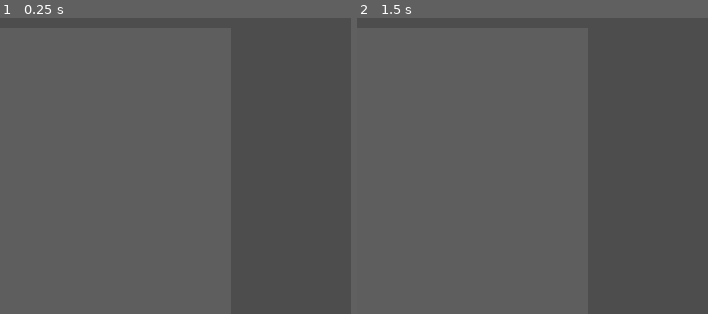
Above: before the commit, frames 1-2 (left to right).
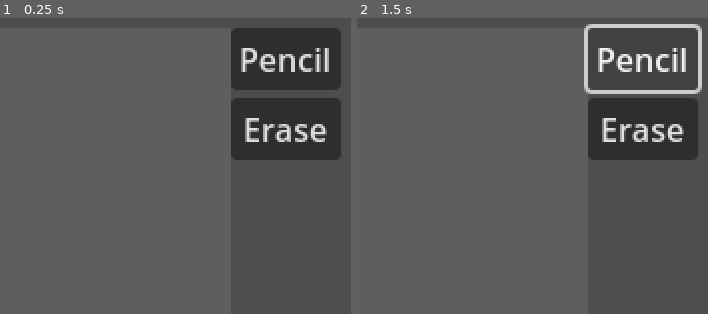
Above: after the commit, the same moments.

Repository: kennethbchen/Fireworkshop-Game
Game: Godot game, scene res://main.tscn
Same seed, same stepped clock (60 frames per second), same inputs: the game is played once before the commit and once after it.
Inputs (mouse positions are % of the whole screen's width and height, from its top left):
- Up to frame 1 (0.25 s): no input
- Up to frame 2 (1.5 s): click (91, 7) at 0.5 s, where only the run after the commit has a clickable "Pencil"; click (91, 7) at 1.25 s, where only the run after the commit has a clickable "Pencil"
The pictures show only the part of the screen within x 50-100%, y 0-50%; the shares and areas given below are measured in that part.

The runs differ from the first frame. In frame 1, 13% of the frame differs, in the area x 65-98%, y 3-48%; in frame 2, 8.7%.

Commit message:
Started implementing tool switching

Diff:
--- a/main.tscn
+++ b/main.tscn
@@ -28,6 +28,21 @@
 script = ExtResource("4_x4p8e")
 
 [node name="CanvasLayer" type="CanvasLayer" parent="."]
+
+[node name="VBoxContainer" type="VBoxContainer" parent="CanvasLayer"]
+offset_left = 296.0
+offset_top = 8.0
+offset_right = 351.0
+offset_bottom = 74.0
+
+[node name="Button" type="Button" parent="CanvasLayer/VBoxContainer"]
+layout_mode = 2
+text = "Pencil"
+
+[node name="Button2" type="Button" parent="CanvasLayer/VBoxContainer"]
+layout_mode = 2
+text = "Erase
+"
 
 [node name="Frame" type="TextureRect" parent="CanvasLayer"]
 offset_left = 8.0
--- a/scripts/player_controls.gd
+++ b/scripts/player_controls.gd
@@ -7,7 +7,6 @@
 # Called when the node enters the scene tree for the first time.
 func _ready():
 	Input.use_accumulated_input = false
-
 
 func _input(event):
 	if event is InputEventMouseButton and event.button_index == MouseButton.MOUSE_BUTTON_LEFT:
@@ -22,9 +21,7 @@
 	if event is InputEventMouseMotion:
 		current_tool.on_mouse_motion(event.position, frame)
 
-"""
-func _process(delta):
-
-	if tool_active:
-		frame.set_pixel_from_global_position(get_viewport().get_mouse_position(), Color.BLUE)
-"""
+func change_tool(new_tool: Tool):
+	current_tool.on_tool_unselected()
+	current_tool = new_tool
+	new_tool.on_tool_selected()
--- a/scripts/tools/tool_base.gd
+++ b/scripts/tools/tool_base.gd
@@ -3,6 +3,9 @@
 class_name Tool
 
 var active: bool = false
+
+func on_tool_selected():
+	pass
 
 func on_mouse_pressed(mouse_position: Vector2, frame: Frame):
 	active = true
@@ -12,3 +15,6 @@
 
 func on_mouse_motion(mouse_position: Vector2, frame: Frame):
 	pass
+
+func on_tool_unselected():
+	active = false
